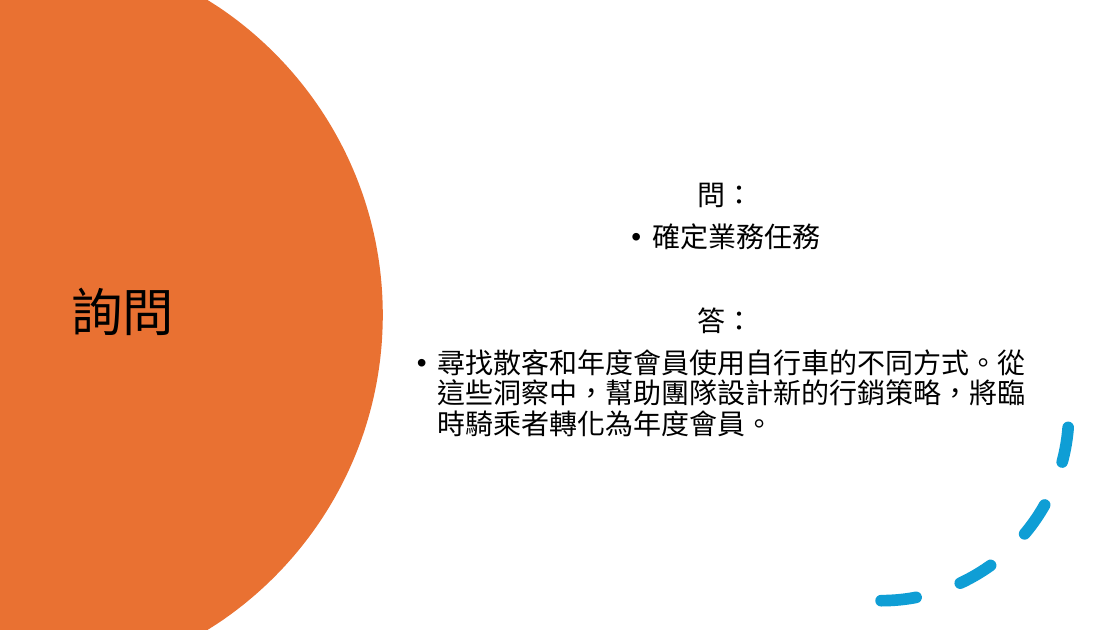
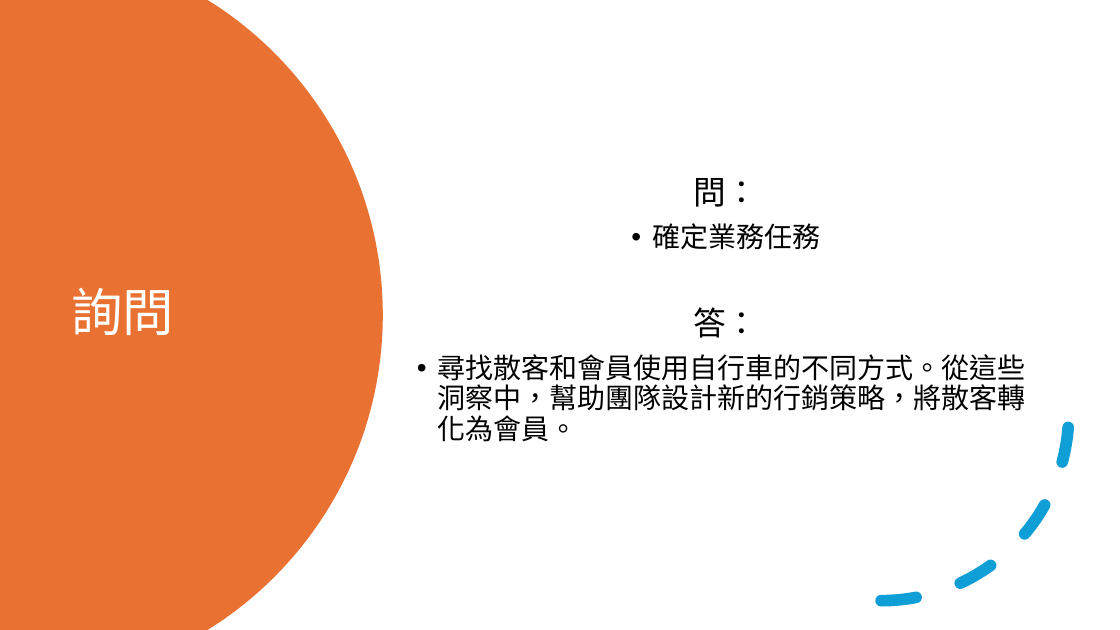
Before and after one commit to y4611676/Unanimous-Project, a slide deck: slide 6 of Bike_Share/共享單車如何成功.pptx. Drawn at 1120x630 pixels with LibreOffice and Linux fonts; fonts in the diff are those of the drawing. Boxes give left, top, right and bottom in pixels: in the first picture for what was removed or moved away, otherwise in the second. Text is boxed around its words. In the diff, an @@ line names an element or a change of style, - is before the commit and + after.

```diff
--- a/Bike_Share/共享單車如何成功.pptx
+++ b/Bike_Share/共享單車如何成功.pptx
@@ title "詢問" at bbox=[71, 288, 174, 335]: text colour #000000 to #FFFFFF @@
@@ text at bbox=[693, 178, 758, 338]: size 24 to 28 pt in "問：", "答：" @@
@@ text at bbox=[438, 354, 1026, 442]: text changed @@
-• 尋找散客和年度會員使用自行車的不同方式。從這些洞察中，幫助團隊設計新的行銷策略，將臨時騎乘者轉化為年度會員。
+• 尋找散客和會員使用自行車的不同方式。從這些洞察中，幫助團隊設計新的行銷策略，將散客轉化為會員。
```
Also in this commit, not shown: 12 other slides changed, 1 other file.
